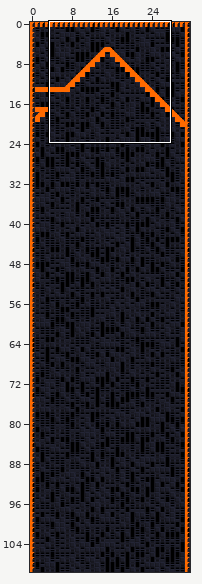
Tiled map -- Assets/tiled/9_doom_temple_2,-1.tmx. Above, an overview of the earlier version with the close-up marked.
Close-up. First the earlier version:
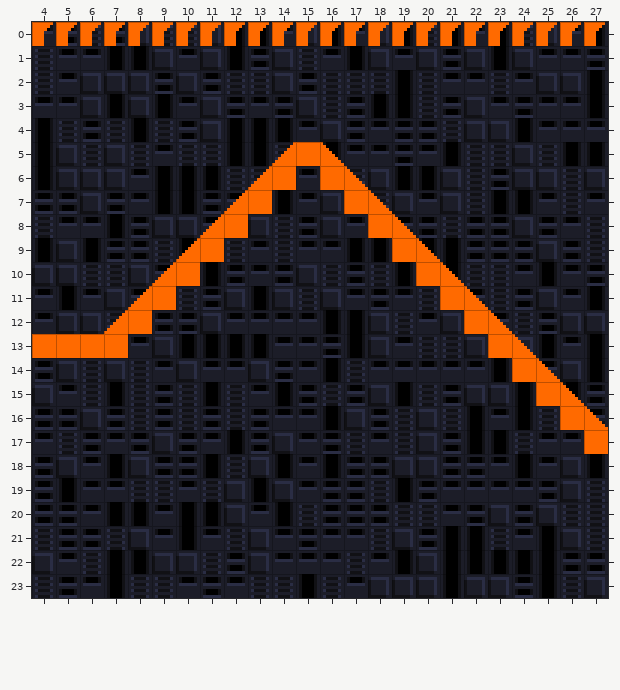
Cells are 8x8 px. Shown: x 4..27, y 0..23.
And afterwards:
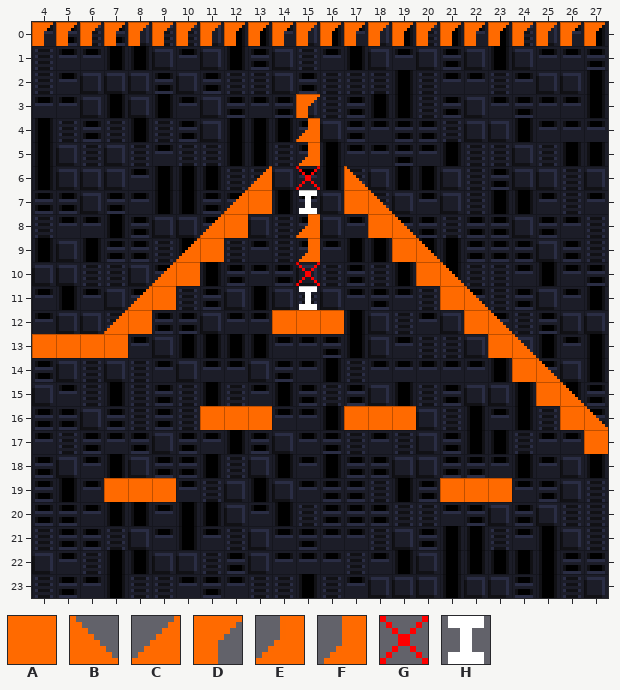
Key: from "prototype_2": A 0, B 2, C 2 flipped left-right, D 29, E 34, F 39, G 44, H 49.
_ is an empty cell.
Diff:
{"where": "layer \"Geometry\""}
{"y":5,"x":14,"old":"CAB","new":"___"}
{"y":6,"x":14,"old":"A","new":"_"}
{"y":6,"x":16,"old":"A","new":"_"}
{"y":12,"x":14,"old":"___","new":"AAA"}
{"y":16,"x":11,"old":"___","new":"AAA"}
{"y":16,"x":17,"old":"___","new":"AAA"}
{"y":19,"x":7,"old":"___","new":"AAA"}
{"y":19,"x":21,"old":"___","new":"AAA"}
{"where": "layer \"Items - HIDE ME\""}
{"y":3,"x":15,"old":"_","new":"D"}
{"y":4,"x":15,"old":"_","new":"E"}
{"y":5,"x":15,"old":"_","new":"F"}
{"y":6,"x":15,"old":"_","new":"G"}
{"y":7,"x":15,"old":"_","new":"H"}
{"y":8,"x":15,"old":"_","new":"E"}
{"y":9,"x":15,"old":"_","new":"F"}
{"y":10,"x":15,"old":"_","new":"G"}
{"y":11,"x":15,"old":"_","new":"H"}
